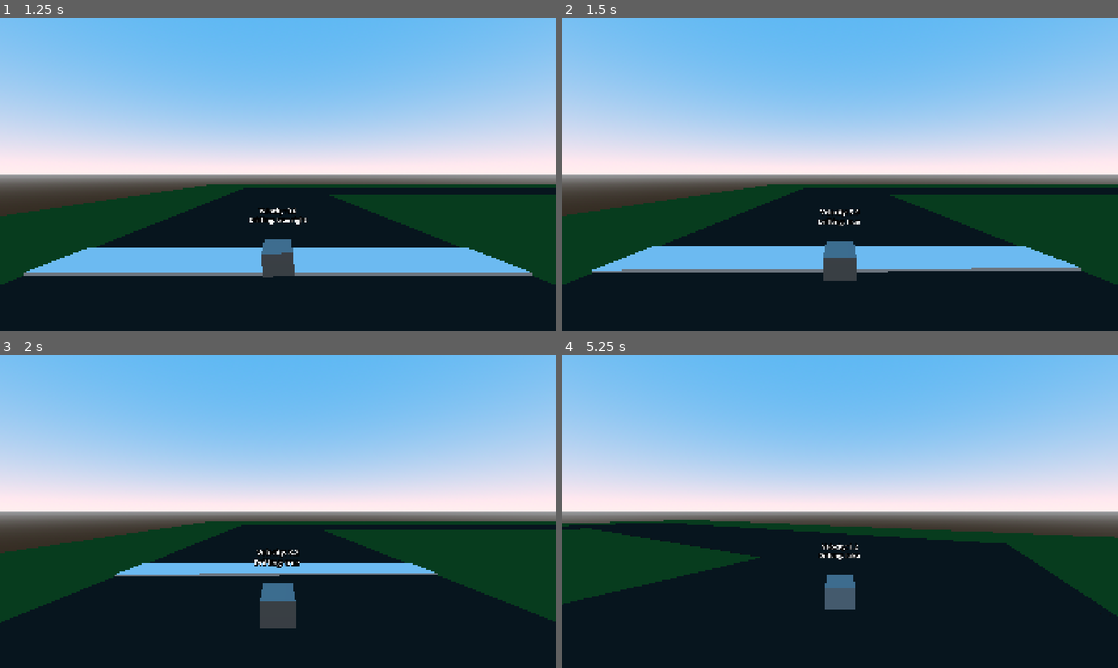
Above: before the commit, frames 1-4 (two rows, left to right).
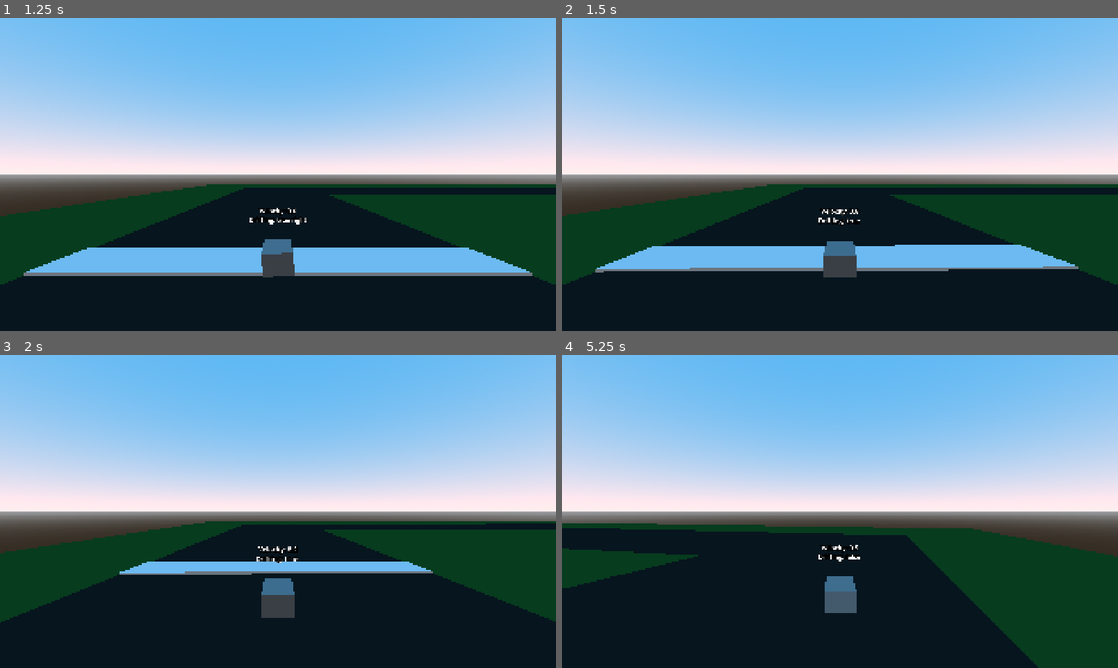
Above: after the commit, the same moments.

Repository: CISC-486-Game-Development-Project/cisc-486-game-development-project
Game: Godot game, scene res://world_3d.tscn
Same seed, same stepped clock (60 frames per second), same inputs: the game is played once before the commit and once after it.
Inputs:
- Up to frame 1 (1.25 s): tap Enter at 0.5 s; hold D (Right) from 0.53 s (still down); hold Shift (Drift) from 0.53 s (still down)
- Up to frame 2 (1.5 s): tap Space at 1.25 s; release D (Right) at 1.28 s; release Shift (Drift) at 1.28 s; hold S (Backward) from 1.28 s (still down); tap Shift (Drift) at 1.35 s
- Up to frame 3 (2 s): keep holding S (Backward)
- Up to frame 4 (5.25 s): release S (Backward) at 2.03 s; hold D (Right) 2.03-2.78 s; hold Shift (Drift) 2.03-2.78 s; hold W (Forward) 2.78-3.53 s; tap Shift (Drift) at 2.85, 4.35 s; hold Shift (Drift) 3.53-4.28 s; hold A (Left) 3.53-5.03 s; hold S (Backward) from 5.03 s (still down); hold Shift (Drift) from 5.03 s (still down)

Frame 1 is identical in both runs. In frame 2, 1.0% of the frame differs, in the area x 2-94%, y 60-84%; in frame 3, 1.6%; in frame 4, 13%, in the area x 0-100%, y 52-100%.

Commit message:
Variable Tweaks
Tweaks to various player and camera variables

Diff:
--- a/camera_controller.gd
+++ b/camera_controller.gd
@@ -1,7 +1,7 @@
 class_name CameraController extends Node3D
 
 # Export Vars
-@export var position_smoothing: float = 0.2 ## Percent of player movement camera position catches up to per frame.
+@export var position_smoothing: float = 0.4 ## Percent of player movement camera position catches up to per frame.
 @export var rotation_smoothing: float = 0.2 ## Percent of player rotation camera rotation catches up to per frame.
 
 # Onready Vars
--- a/player_kart_3d.gd
+++ b/player_kart_3d.gd
@@ -8,7 +8,7 @@
 @export_custom(PROPERTY_HINT_NONE, "suffix:m/s/s") var acceleration: float ## Defines the rate of acceleration.
 @export_custom(PROPERTY_HINT_NONE, "suffix:m/s") var boost_speed: float  ## Defines the top speed when boosting.
 @export_custom(PROPERTY_HINT_NONE, "suffix:m/s/s") var boost_acceleration: float ## Defines the rate of acceleration when boosting.
-@export var roll_friction: float = 0.4 ## Defines the intensity of the friction acting against the forward momentum.
+@export var roll_friction: float = 0.8 ## Defines the intensity of the friction acting against the forward momentum.
 
 @export_group("Steering")
 @export_custom(PROPERTY_HINT_NONE, "suffix:degrees") var max_steering_angle_slow: float = 16.0
@@ -59,7 +59,7 @@
 	accel_request = move_input.y
 	break_request = Input.is_action_pressed("Backward")
 
-	if steer_request != 0: # Prevents neutral drifting
+	if steer_request != 0: # Prevents neutral drifting (TODO: no it doesn't)
 		drift_request = Input.is_action_pressed("Drift")
 
 	# Set drift direction on press, reset on release
